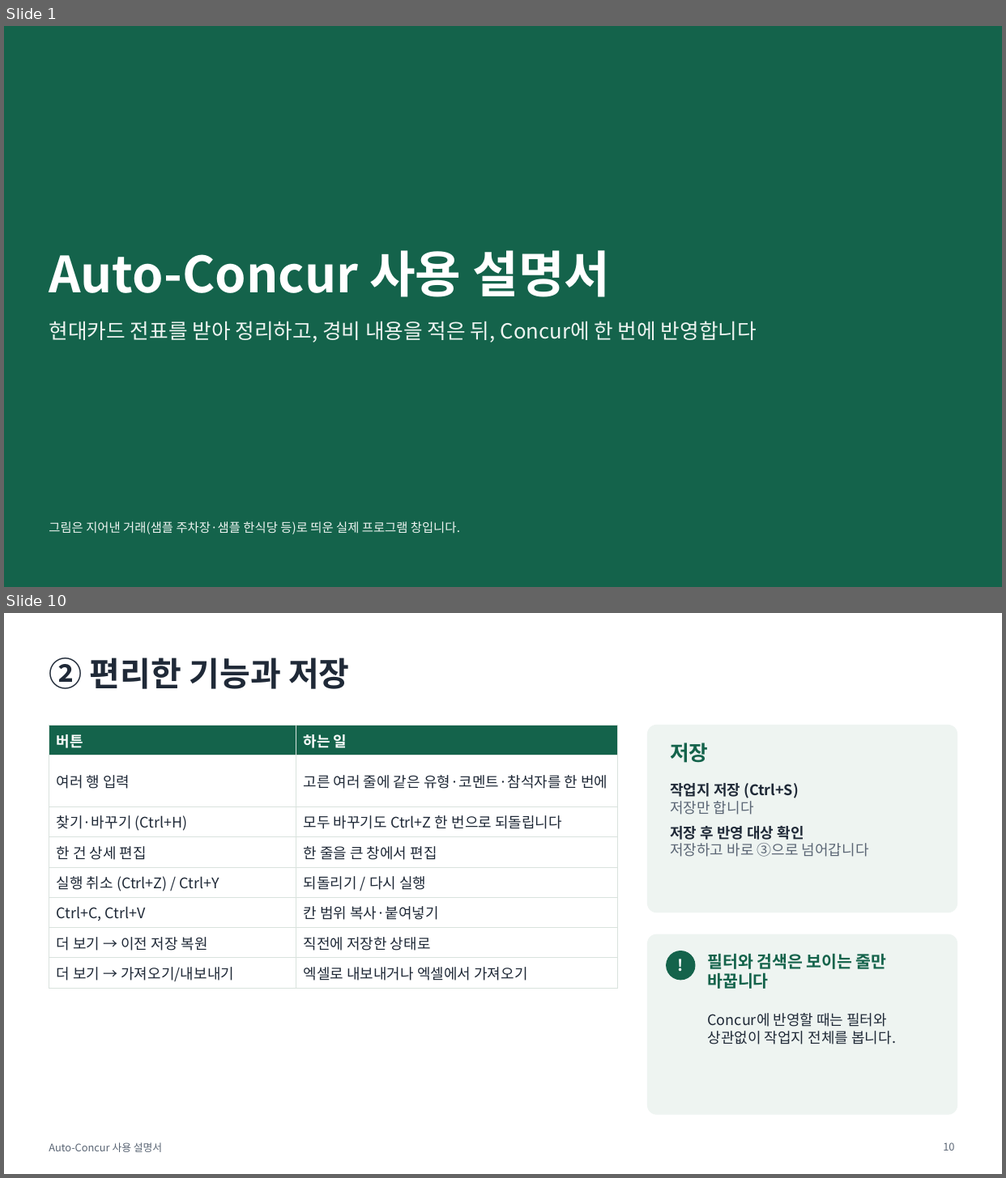
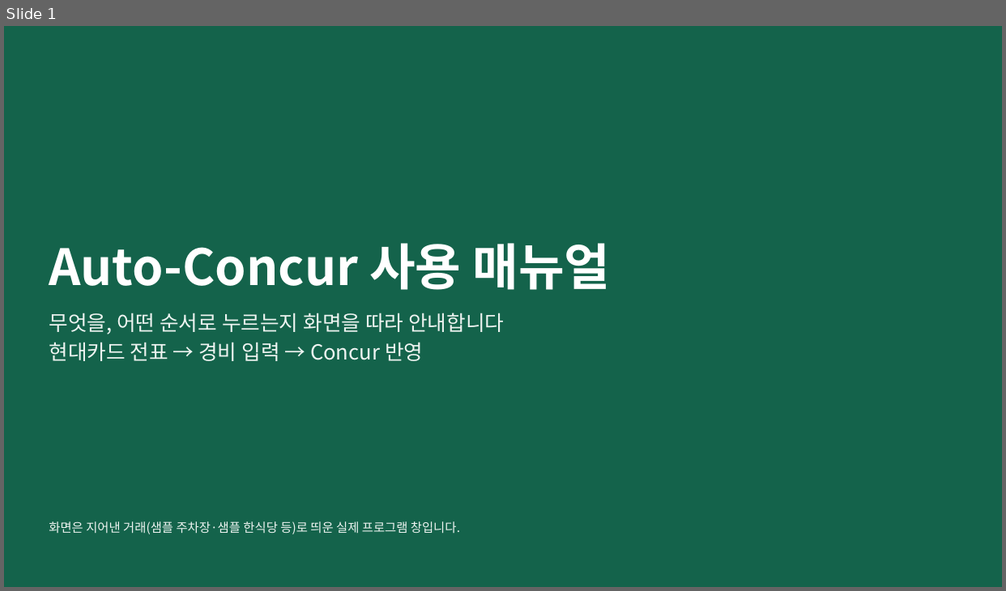
Before and after one commit to oks9924/Auto-Concur, a slide deck: docs/manual.pptx. Shown one above the other, each under a label of ours: slides 1 and 10 before the commit, slide 1 after it; the slides between them are not shown. The pictures are 1006x1178 and 1006x591 pixels, drawn with LibreOffice and Linux fonts; fonts in the diff are those of the drawing. Boxes give left, top, right and bottom in pixels: in the first picture for what was removed or moved away, otherwise in the second. Text is boxed around its words. In the diff, an @@ line names an element or a change of style, - is before the commit and + after.

```diff
--- a/docs/manual.pptx
+++ b/docs/manual.pptx
@@ slide 10 removed at [4,613,1002,1174], background #FFFFFF @@
@@ title removed at [49,658,350,689] @@
-② 편리한 기능과 저장
@@ table removed at [49,726,618,985], 8 rows, 2 columns @@
-버튼 | 하는 일
-여러 행 입력 | 고른 여러 줄에 같은 유형·코멘트·참석자를 한 번에
-찾기·바꾸기 (Ctrl+H) | 모두 바꾸기도 Ctrl+Z 한 번으로 되돌립니다
-한 건 상세 편집 | 한 줄을 큰 창에서 편집
-실행 취소 (Ctrl+Z) / Ctrl+Y | 되돌리기 / 다시 실행
-Ctrl+C, Ctrl+V | 칸 범위 복사·붙여넣기
-더 보기 → 이전 저장 복원 | 직전에 저장한 상태로
-더 보기 → 가져오기/내보내기 | 엑셀로 내보내거나 엑셀에서 가져오기
@@ rounded rectangle removed at [648,726,957,913] @@
@@ text removed at [670,743,708,763] @@
-저장
@@ text removed at [670,783,869,857] @@
-작업지 저장 (Ctrl+S)
-저장만 합니다
-저장 후 반영 대상 확인
-저장하고 바로 ③으로 넘어갑니다
@@ rounded rectangle removed at [648,935,957,1114] @@
@@ ellipse removed at [667,952,695,980] @@
@@ text removed at [667,952,695,980] @@
-!
@@ text removed at [708,953,887,989] @@
-필터와 검색은 보이는 줄만 바꿉니다
@@ text removed at [708,1013,896,1045] @@
-Concur에 반영할 때는 필터와 상관없이 작업지 전체를 봅니다.
@@ text removed at [49,1143,162,1152] @@
-Auto-Concur 사용 설명서
@@ page number removed at [943,1143,954,1151] @@
-10
@@ slide 1 changed as well @@
@@ title at [49,243,611,290]: text changed @@
-Auto-Concur 사용 설명서
+Auto-Concur 사용 매뉴얼
@@ text at [49,313,504,361]: text changed @@
-현대카드 전표를 받아 정리하고, 경비 내용을 적은 뒤, Concur에 한 번에 반영합니다
+무엇을, 어떤 순서로 누르는지 화면을 따라 안내합니다
+현대카드 전표 → 경비 입력 → Concur 반영
@@ text at [49,522,460,535]: text changed @@
-그림은 지어낸 거래(샘플 주차장·샘플 한식당 등)로 띄운 실제 프로그램 창입니다.
+화면은 지어낸 거래(샘플 주차장·샘플 한식당 등)로 띄운 실제 프로그램 창입니다.
```
Also in this commit, not shown: 9 other slides changed, 11 slides added, 8 other slides removed.
